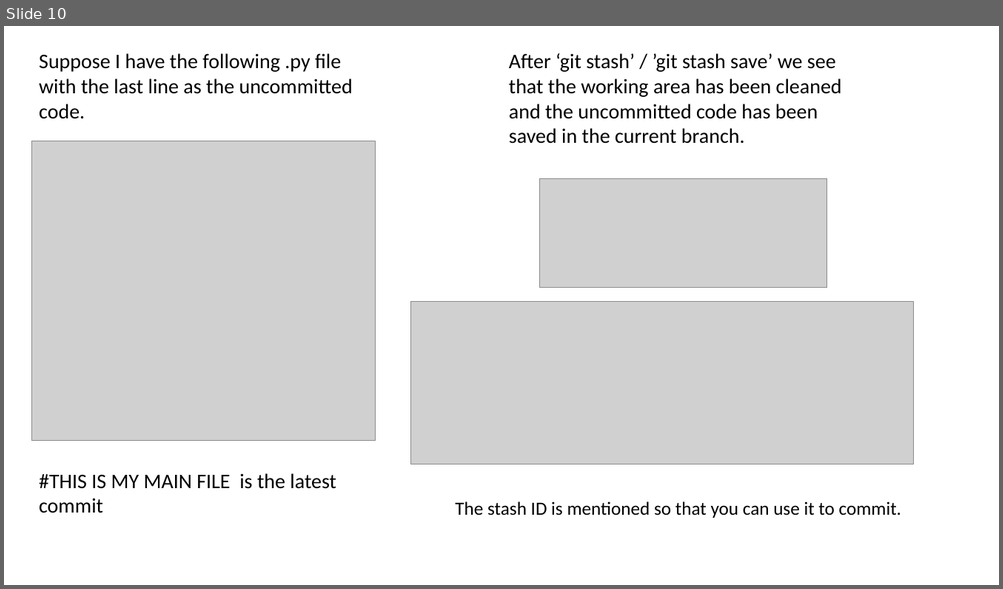
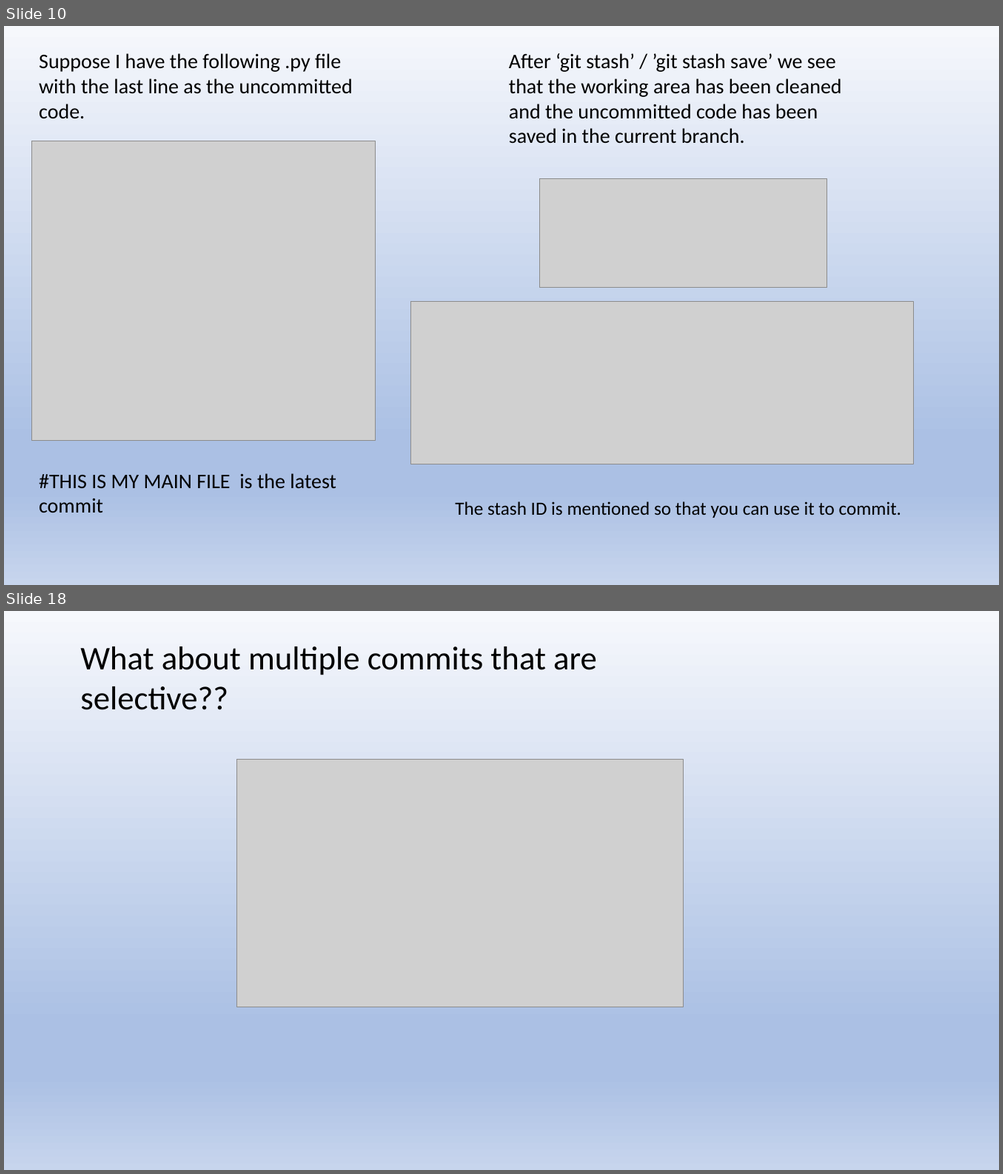
Before and after one commit to 23ME10007/KOSS, a slide deck: koss.pptm. Shown one above the other, each under a label of ours: slide 10 before the commit, slides 10 and 18 after it; the slides between them are not shown. The pictures are 1003x589 and 1003x1174 pixels, drawn with LibreOffice and Linux fonts; fonts in the diff are those of the drawing; grey boxes stand for pictures. Boxes give left, top, right and bottom in pixels: in the first picture for what was removed or moved away, otherwise in the second. Text is boxed around its words. In the diff, an @@ line names an element or a change of style, - is before the commit and + after.

```diff
--- a/koss.pptm
+++ b/koss.pptm
@@ slide 18 added at <box>4,611,999,1170</box>, background gradient #F6F8FC to #ABC0E4 to #C7D5ED @@
@@ text added at <box>80,647,597,710</box>, 32 pt, text #000000 @@
+What about multiple commits that are selective??
@@ picture added at <box>237,760,684,1007</box> @@
@@ slide 10 changed as well @@
@@ background #FFFFFF to gradient #F6F8FC to #ABC0E4 to #C7D5ED @@
```
Also in this commit, not shown: 10 other slides changed, 6 other slides added.
